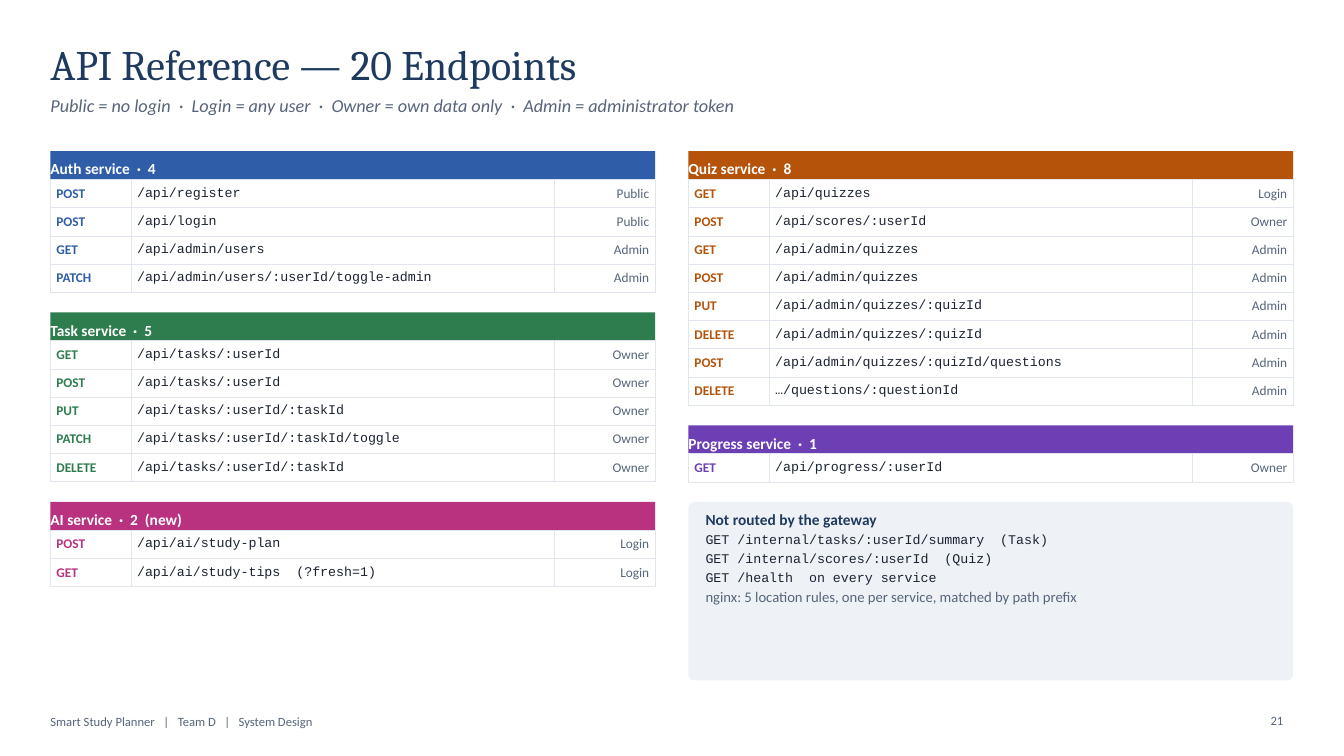
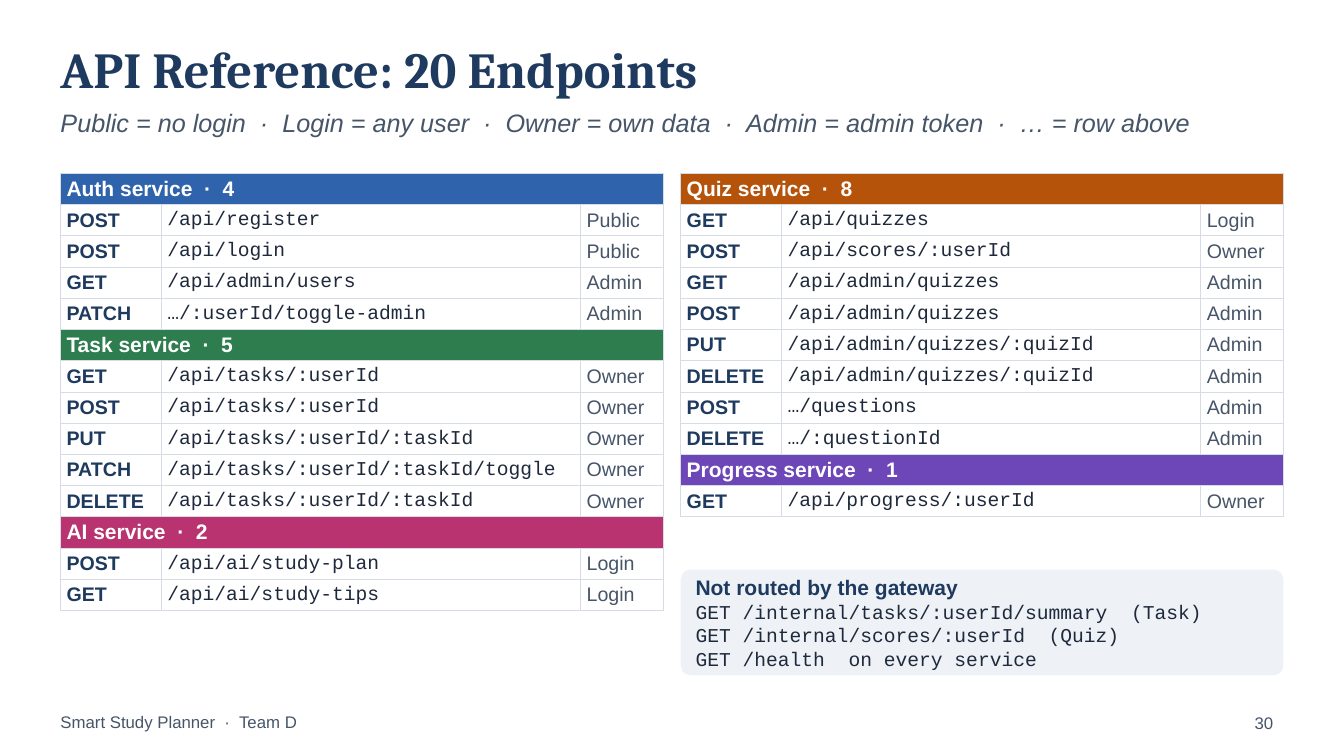
Before and after one commit to Anishpandey00/ssp-web, a slide deck: slide 30 of docs/presentations/SSP_Final_Presentation.pptx (slide 21 before the commit). Drawn at 1344x756 pixels with LibreOffice and Linux fonts; fonts in the diff are those of the drawing. Boxes give left, top, right and bottom in pixels: in the first picture for what was removed or moved away, otherwise in the second. Text is boxed around its words. In the diff, an @@ line names an element or a change of style, - is before the commit and + after.

```diff
--- a/docs/presentations/SSP_Final_Presentation.pptx
+++ b/docs/presentations/SSP_Final_Presentation.pptx
@@ title at box(60, 52, 698, 99): text changed; size 30 to 36 pt; bold on @@
-API Reference — 20 Endpoints
+API Reference: 20 Endpoints
@@ text at box(60, 113, 1190, 137): text changed; size 13 to 18 pt; font Calibri to Arial; text colour #56657A to #475569 @@
-Public = no login · Login = any user · Owner = own data only · Admin = administrator token
+Public = no login · Login = any user · Owner = own data · Admin = admin token · … = row above
@@ rectangle removed at box(50, 151, 655, 179) @@
-Auth service · 4
@@ table at box(60, 173, 663, 609) @@
+row 1: Auth service · 4 |  | 
-row 4: PATCH | /api/admin/users/:userId/toggle-admin | Admin
+row 5: PATCH | …/:userId/toggle-admin | Admin
+row 6: Task service · 5 |  | 
+row 7: GET | /api/tasks/:userId | Owner
+row 8: POST | /api/tasks/:userId | Owner
+row 9: PUT | /api/tasks/:userId/:taskId | Owner
+row 10: PATCH | /api/tasks/:userId/:taskId/toggle | Owner
+row 11: DELETE | /api/tasks/:userId/:taskId | Owner
+row 12: AI service · 2 |  | 
+row 13: POST | /api/ai/study-plan | Login
+row 14: GET | /api/ai/study-tips | Login
@@ table: place and size @@
-table at box(50, 179, 655, 288)
+table at box(60, 173, 663, 609)
@@ table at box(681, 173, 1284, 514) @@
+row 1: Quiz service · 8 |  | 
-row 7: POST | /api/admin/quizzes/:quizId/questions | Admin
-row 8: DELETE | …/questions/:questionId | Admin
+row 8: POST | …/questions | Admin
+row 9: DELETE | …/:questionId | Admin
+row 10: Progress service · 1 |  | 
+row 11: GET | /api/progress/:userId | Owner
@@ table: place and size @@
-table at box(689, 179, 1294, 401)
+table at box(681, 173, 1284, 514)
@@ rectangle removed at box(689, 151, 1294, 179) @@
-Quiz service · 8
@@ rectangle removed at box(50, 313, 655, 341) @@
-Task service · 5
@@ table removed at box(50, 341, 655, 478), 5 rows, 3 columns @@
-GET | /api/tasks/:userId | Owner
-POST | /api/tasks/:userId | Owner
-PUT | /api/tasks/:userId/:taskId | Owner
-PATCH | /api/tasks/:userId/:taskId/toggle | Owner
-DELETE | /api/tasks/:userId/:taskId | Owner
@@ rectangle removed at box(689, 425, 1294, 454) @@
-Progress service · 1
@@ table removed at box(689, 454, 1294, 555), 1 rows, 3 columns @@
-GET | /api/progress/:userId | Owner
@@ rectangle removed at box(50, 502, 655, 530) @@
-AI service · 2 (new)
@@ table removed at box(50, 530, 655, 631), 2 rows, 3 columns @@
-POST | /api/ai/study-plan | Login
-GET | /api/ai/study-tips (?fresh=1) | Login
@@ rounded rectangle: place and size @@
-rounded rectangle at box(689, 502, 1294, 681)
+rounded rectangle at box(681, 570, 1284, 676)
@@ rounded rectangle at box(681, 570, 1284, 676): proportions changed @@
@@ text "Not routed by the gateway": place and size @@
-text "Not routed by the gateway" at box(706, 514, 1077, 605)
+text "Not routed by the gateway" at box(696, 579, 1202, 670)
@@ text "Not routed by the gateway" at box(696, 579, 1202, 670): size 11 to 15 pt, font Calibri to Arial in "Not routed by the gateway"; size 9.5 to 14 pt, text colour #1B2333 to #1E293B in "GET /internal/tasks/:userId/summary (Task)", "GET /internal/scores/:userId (Quiz)", "GET /health on every service"; less space between paragraphs @@
@@ text at box(706, 592, 1077, 605): paragraph removed @@
-nginx: 5 location rules, one per service, matched by path prefix
@@ text at box(60, 716, 297, 732): text changed; size 9 to 12 pt; font Calibri to Arial; text colour #56657A to #475569 @@
-Smart Study Planner | Team D | System Design
+Smart Study Planner · Team D
@@ page number added at box(1255, 717, 1274, 729), 12 pt, text #475569 @@
+30
@@ page number removed at box(1271, 717, 1284, 725) @@
-21
```
Also in this commit, not shown: 20 other slides changed, 9 slides added, 8 slides removed.
